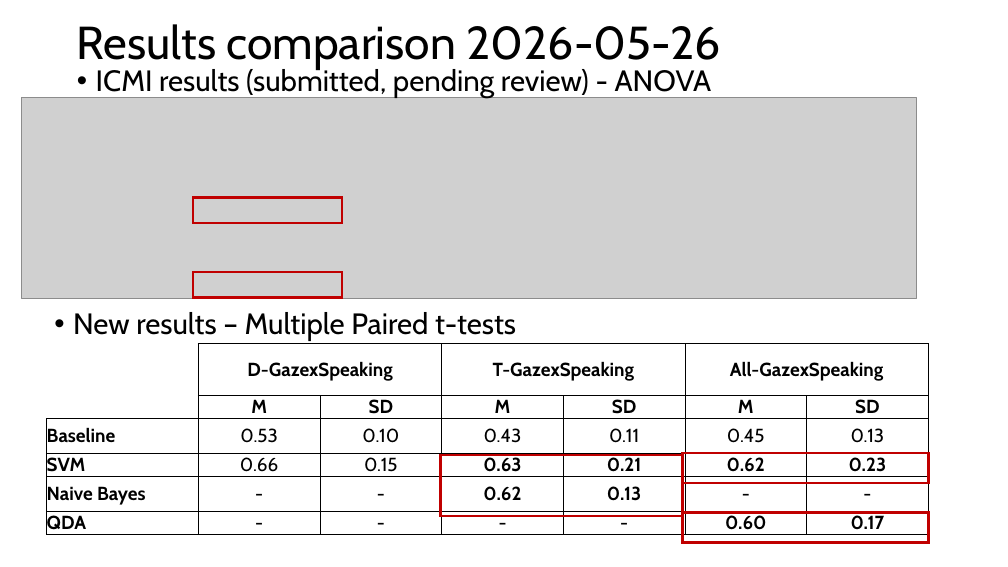
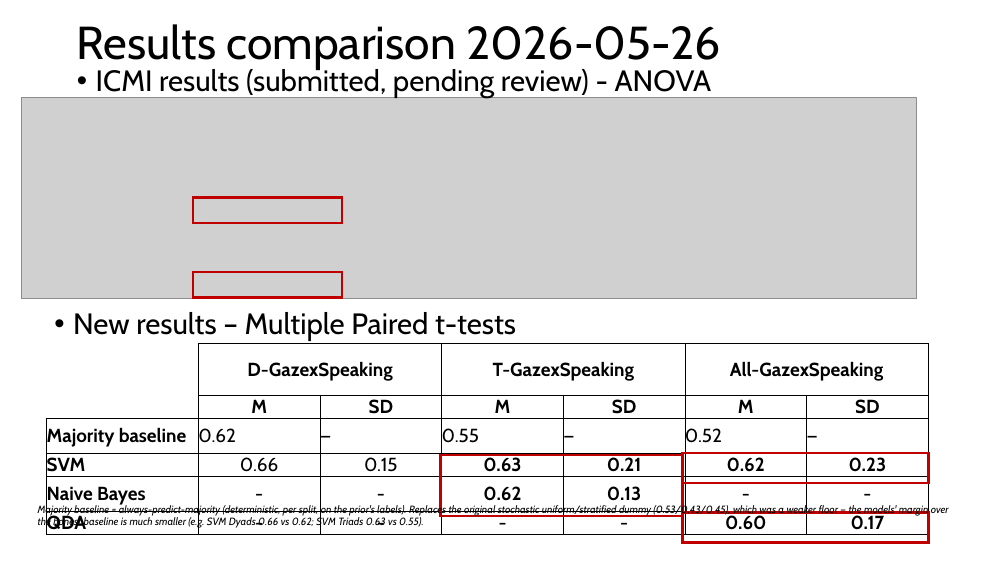
Before and after one commit to carlotes247/vilearn_ml, a slide deck: slide 2 of discover/2026_March_ViLearn_Planning.pptx. Drawn at 1008x567 pixels with LibreOffice and Linux fonts; fonts in the diff are those of the drawing; grey boxes stand for pictures. Boxes give left, top, right and bottom in pixels: in the first picture for what was removed or moved away, otherwise in the second. Text is boxed around its words. In the diff, an @@ line names an element or a change of style, - is before the commit and + after.

Commit message:
discover(deck): slide 2 true majority baseline (replaces uniform/seed dummy)
Prior comparison baseline 0.53/0.43/0.45 (stochastic uniform/stratified) -> deterministic majority 0.62/0.55/0.52 (per split, prior's labels). Honest floor is higher; models' margin shrinks (SVM Dyads 0.66 vs 0.62). Footnote explains. Addresses meeting concern that uniform+seed inflated prior significance.

```diff
--- a/discover/2026_March_ViLearn_Planning.pptx
+++ b/discover/2026_March_ViLearn_Planning.pptx
@@ table at [47,344,929,534] @@
-row 3: Baseline | 0.53 | 0.10 | 0.43 | 0.11 | 0.45 | 0.13
+row 3: Majority baseline | 0.62 | — | 0.55 | — | 0.52 | —
@@ text added at [38,504,949,529], 10 pt, text #000000, italic @@
+Majority baseline = always-predict-majority (deterministic, per split, on the prior's labels). Replaces the original stochastic uniform/stratified dummy (0.53/0.43/0.45), which was a weaker floor — the models' margin over the honest baseline is much smaller (e.g. SVM Dyads 0.66 vs 0.62; SVM Triads 0.63 vs 0.55).
```
Also in this commit, not shown: 1 other file.
